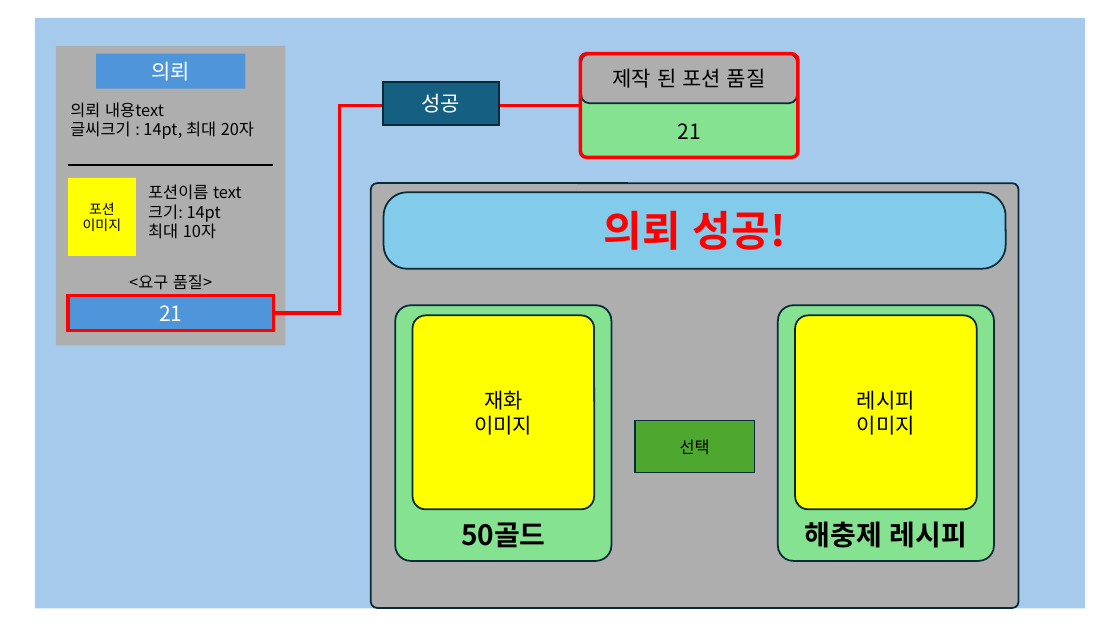
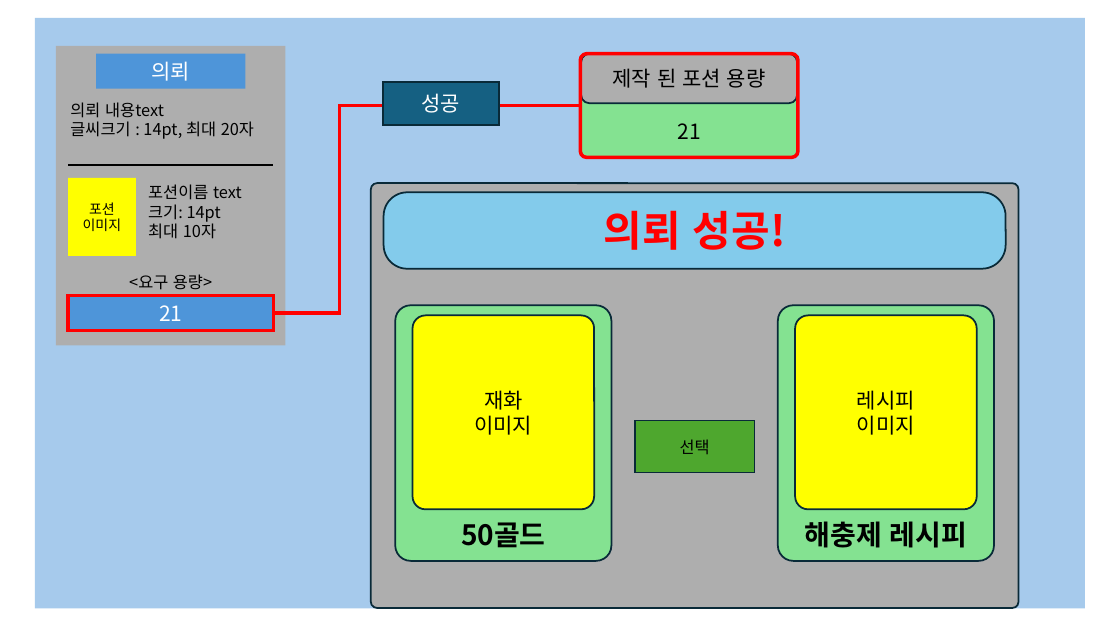
Before and after one commit to gws1017/BlackPotion, a slide deck: slide 12 of document/UI.pptx (slide 9 before the commit). Drawn at 1120x630 pixels with LibreOffice and Linux fonts; fonts in the diff are those of the drawing. Boxes give left, top, right and bottom in pixels: in the first picture for what was removed or moved away, otherwise in the second. Text is boxed around its words. In the diff, an @@ line names an element or a change of style, - is before the commit and + after.

```diff
--- a/document/UI.pptx
+++ b/document/UI.pptx
@@ text in rounded rectangle at (613,68,766,88): text changed @@
-제작 된 포션 품질
+제작 된 포션 용량
@@ text at (129,274,212,290): text changed @@
-<요구 품질>
+<요구 용량>
```
Also in this commit, not shown: 9 other slides changed, 4 slides added, 2 other files.
